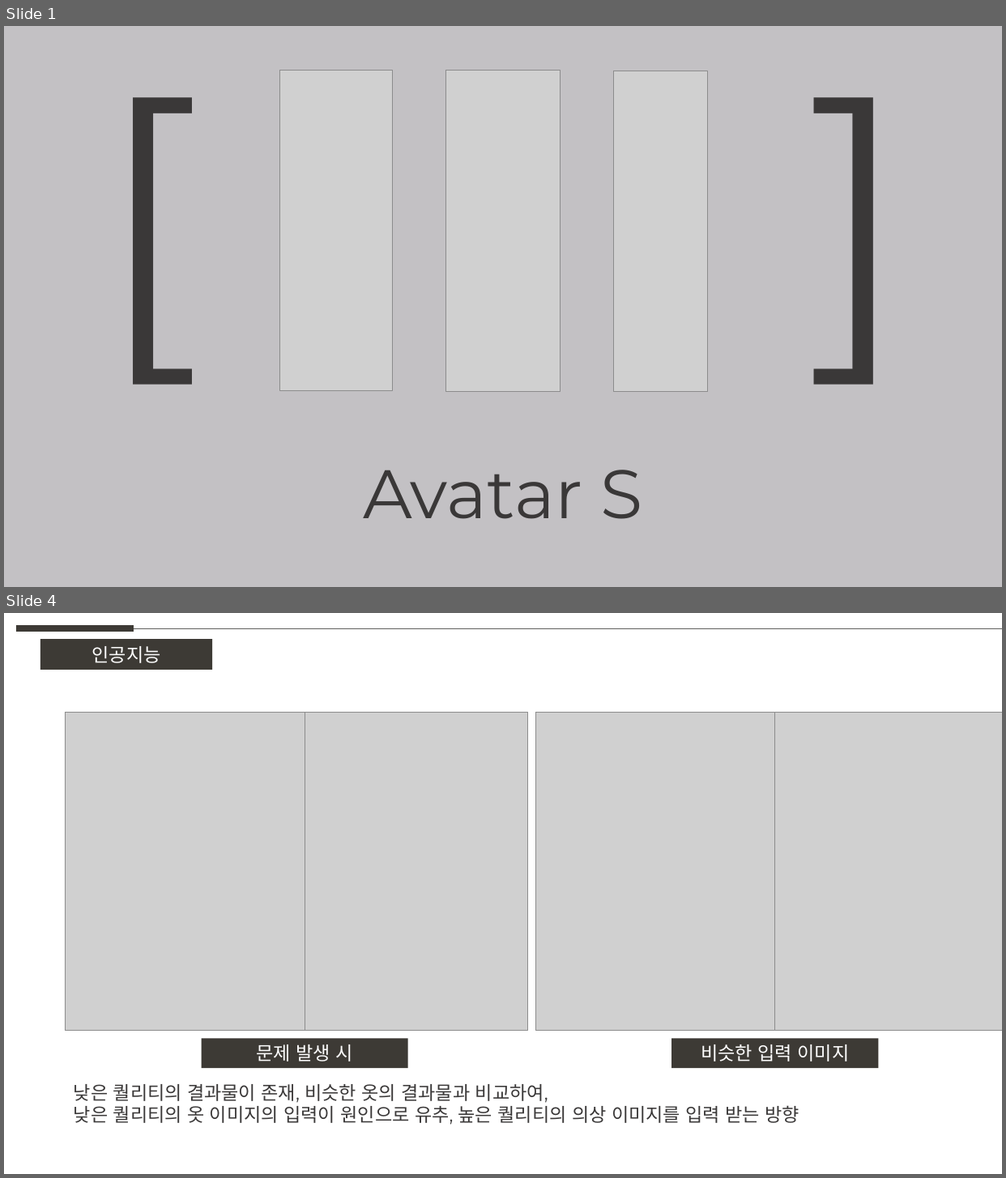
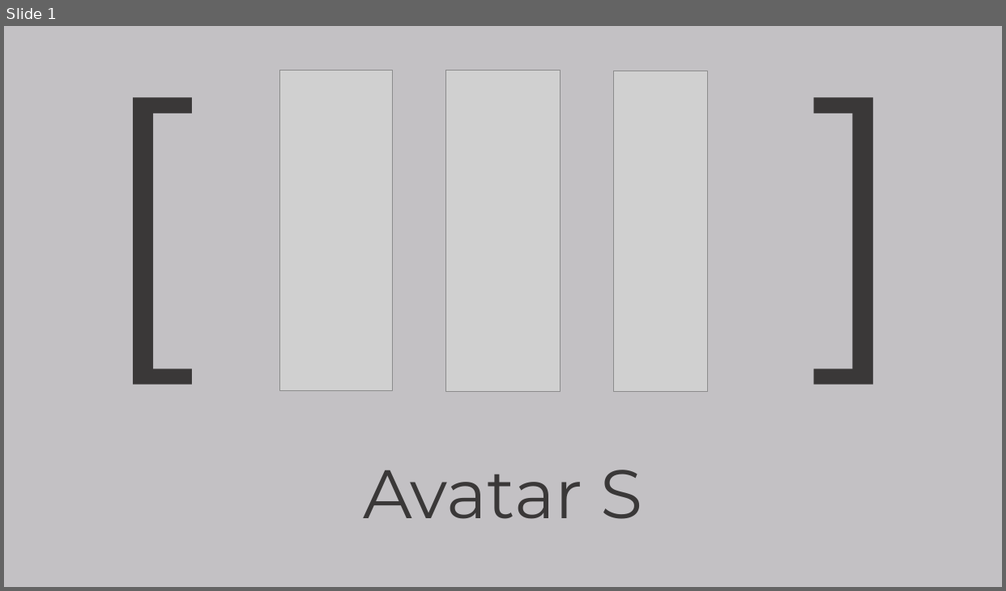
Before and after one commit to weaknessHero/Project_AvatarS, a slide deck: 발표자료/업데이트/LJHPPT.pptx. Shown one above the other, each under a label of ours: slides 1 and 4 before the commit, slide 1 after it; the slides between them are not shown. The pictures are 1006x1178 and 1006x591 pixels, drawn with LibreOffice and Linux fonts; fonts in the diff are those of the drawing; grey boxes stand for pictures. Boxes give left, top, right and bottom in pixels: in the first picture for what was removed or moved away, otherwise in the second. Text is boxed around its words. In the diff, an @@ line names an element or a change of style, - is before the commit and + after.

Commit message:
인공지능 연동 관련

```diff
--- a/발표자료/업데이트/LJHPPT.pptx
+++ b/발표자료/업데이트/LJHPPT.pptx
@@ slide 4 removed at <box>4,613,1002,1174</box>, background #FFFFFF @@
@@ line removed from (17, 628) to (134, 628) @@
@@ line removed from (134, 628) to (1002, 628) @@
@@ rectangle removed at <box>40,639,213,670</box> @@
-인공지능
@@ picture removed at <box>66,712,305,1031</box> @@
@@ picture removed at <box>288,712,528,1031</box> @@
@@ picture removed at <box>535,712,775,1031</box> @@
@@ picture removed at <box>763,712,1002,1031</box> @@
@@ rectangle removed at <box>202,1039,408,1069</box> @@
-문제 발생 시
@@ rectangle removed at <box>671,1039,879,1069</box> @@
-비슷한 입력 이미지
@@ text removed at <box>74,1084,799,1125</box> @@
-낮은 퀄리티의 결과물이 존재, 비슷한 옷의 결과물과 비교하여,
-낮은 퀄리티의 옷 이미지의 입력이 원인으로 유추, 높은 퀄리티의 의상 이미지를 입력 받는 방향
```
Also in this commit, not shown: 1 slide changed, 2 other slides removed.
